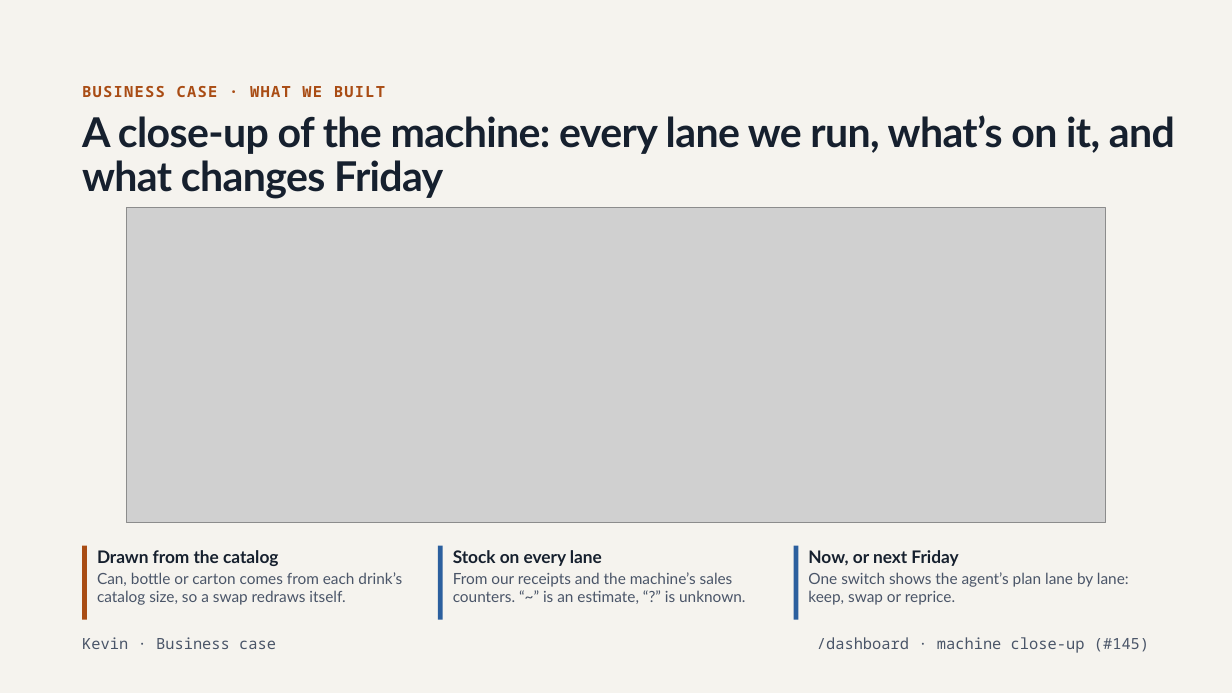
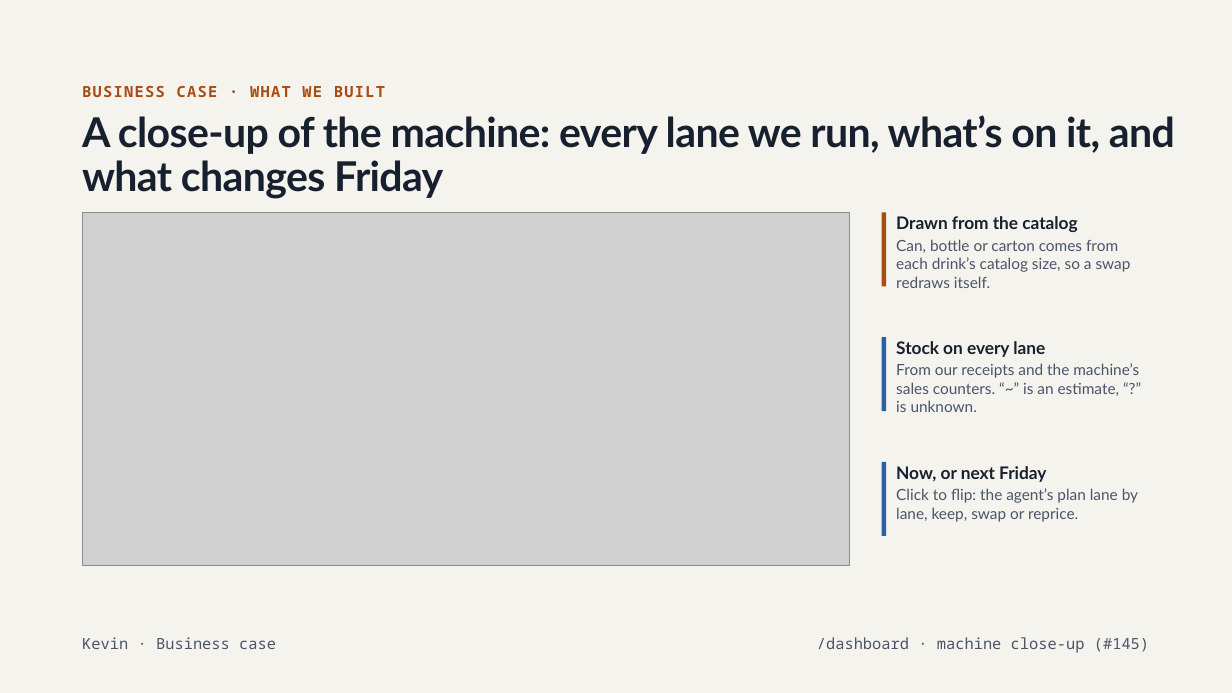
Before and after one commit to marshall-strong/agentic-vending, a slide deck: slide 12 of docs/presentation/group-b-final-presentation.pptx. Drawn at 1232x693 pixels with LibreOffice and Linux fonts; fonts in the diff are those of the drawing; grey boxes stand for pictures. Boxes give left, top, right and bottom in pixels: in the first picture for what was removed or moved away, otherwise in the second. Text is boxed around its words. In the diff, an @@ line names an element or a change of style, - is before the commit and + after.

```diff
--- a/docs/presentation/group-b-final-presentation.pptx
+++ b/docs/presentation/group-b-final-presentation.pptx
@@ picture: place and size @@
-picture at box(126, 208, 1105, 523)
+picture at box(82, 213, 849, 566)
@@ rectangle: place and size @@
-rectangle at box(82, 546, 87, 620)
+rectangle at box(882, 213, 886, 287)
@@ text "Drawn from the catalog" rewrapped from box(97, 550, 402, 605) to box(896, 216, 1131, 288) @@
@@ rectangle: place and size @@
-rectangle at box(438, 546, 443, 620)
+rectangle at box(882, 337, 886, 411)
@@ text "Stock on every lane" rewrapped from box(453, 550, 745, 604) to box(896, 341, 1139, 412) @@
@@ rectangle: place and size @@
-rectangle at box(794, 546, 799, 620)
+rectangle at box(882, 462, 886, 536)
@@ text "Now, or next Friday": place and size @@
-text "Now, or next Friday" at box(808, 550, 1129, 605)
+text "Now, or next Friday" at box(896, 466, 1138, 522)
@@ text at box(896, 488, 1138, 522): text changed @@
-One switch shows the agent’s plan lane by lane: keep, swap or reprice.
+Click to flip: the agent’s plan lane by lane, keep, swap or reprice.
```
Also in this commit, not shown: 1 other slide changed.
